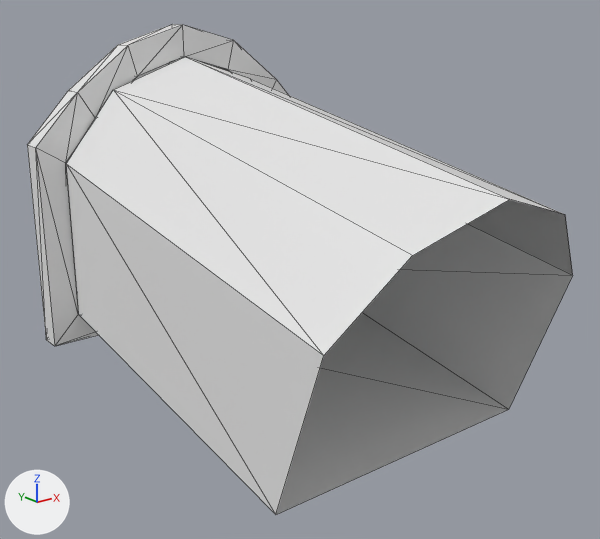
Before and after pictures for a commit that changed the FBX model Assets/Meshes/BedroomWindow.fbx.
Rendered twice from a 50 mm lens placed at (-37.3, -5.53, 5.85), pointed at (-30.32, 3.2, 2.36). The axes (+X, +Y, +Z) are drawn at lower left. The lights are the same throughout. Mesh edges are drawn as thin lines. Where no turn or scale is listed for an object, it has been applied to the vertices.

Objects in the first picture: 'BedroomWindow'.
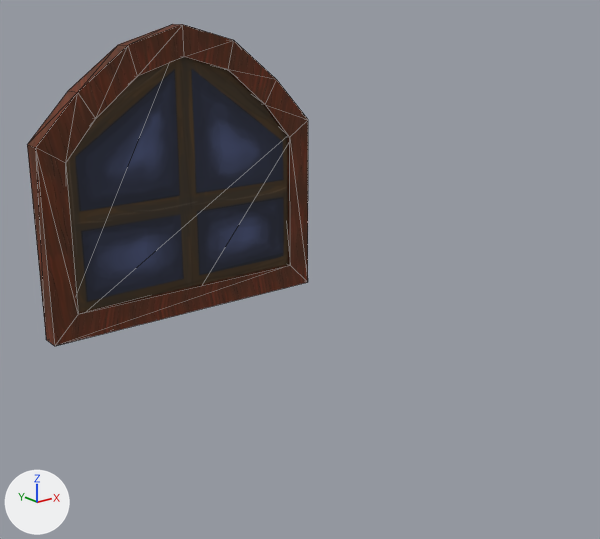
The newer file is also turned or shifted as a whole; pictures and numbers use the older file's frame.

Changed parts and their boxes (x1, y1, x2, y2) in the pictures (600 x 539 px):
'BedroomWindow', reshaped (48% narrower, 34% shorter): before (27, 24, 573, 515); after (27, 24, 308, 346)
part 1 of me_mesh, deleted: before (66, 57, 573, 515)
part 2 of me_mesh, recoloured (grey to brown): (27, 24, 289, 346) in both
part 3 of me_mesh, recoloured: before (66, 57, 227, 313); after (66, 57, 288, 313)

Patch to the scene script:
```diff
--- a/Assets/Meshes/BedroomWindow.fbx.py
+++ b/Assets/Meshes/BedroomWindow.fbx.py
@@ img_window_tga @@
+img_window_tga = load_image('Window.tga', '_unpacked/Window.tga', 512, 512, 'sRGB')
@@ img_beamwithoutnails_tga @@
+img_beamwithoutnails_tga = load_image('BeamWithoutnails.tga', '_unpacked/BeamWithoutnails.tga', 512, 512, 'sRGB')
@@ mat_07___default @@
+mat_07___default = principled_material('07 - Default')
+mat_07___default.texture = img_window_tga
+mat_07___default.roughness = 0.859
@@ mat_03___default @@
+mat_03___default = principled_material('03 - Default')
+mat_03___default.texture = img_beamwithoutnails_tga
+mat_03___default.roughness = 0.859
@@ me_mesh @@
 # used by ob_bedroomwindow; location = (0.0, 0.0, 0.0)
-me_mesh.from_pydata(...)  # 56 vertices, 90 faces; spans x -32.72..-27.58, y -0.15..6.72, z 0.25..5.62
+me_mesh.from_pydata(...)  # 42 vertices, 58 faces; spans x -32.72..-27.58, y 6.39..6.72, z 0.78..5.62
+# me_mesh part 1: the loose piece of 14 vertices spanning x -32.29..-28.01, y -0.15..6.36, z 0.25..5.12 is deleted
+# me_mesh part 2: 54 faces spanning x -32.72..-27.58, y 6.39..6.72, z 0.78..5.62 switch from no material to mat_03___default (picture img_beamwithoutnails_tga)
+# me_mesh part 3: 4 faces spanning x -32.57..-27.72, y 6.46, z 0.93..5.47 switch from no material to mat_07___default (picture img_window_tga)
```
